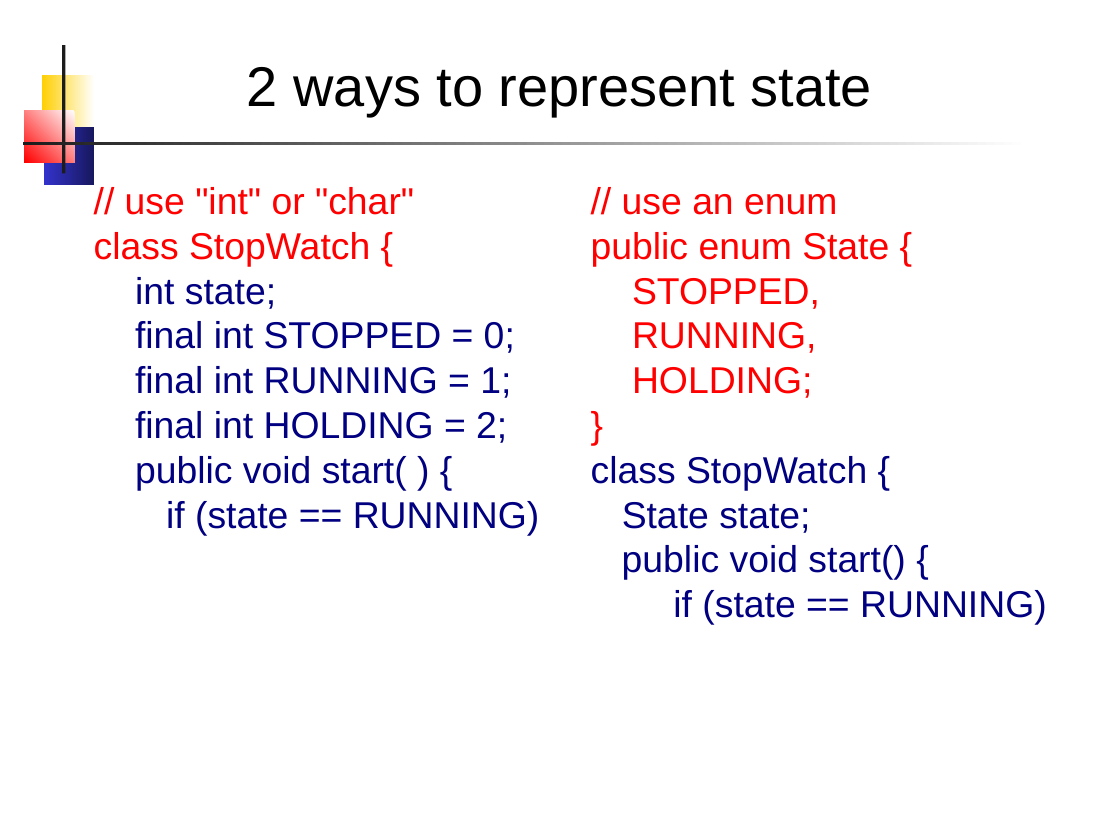
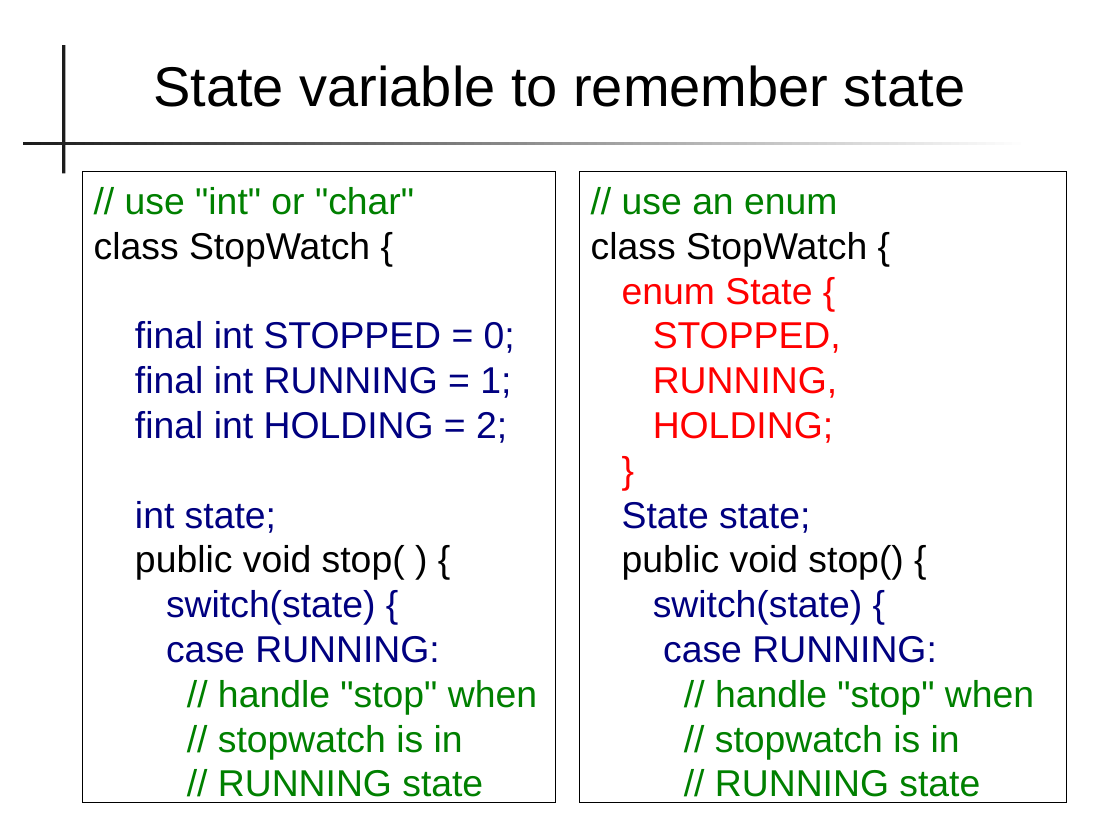
Before and after one commit to skeoop/skeoop.github.io, a slide deck: slide 15 of topics/State-Machine.pptx (slide 12 before the commit). Drawn at 1120x840 pixels with LibreOffice and Linux fonts; fonts in the diff are those of the drawing. Boxes give left, top, right and bottom in pixels: in the first picture for what was removed or moved away, otherwise in the second. Text is boxed around its words. In the diff, an @@ line names an element or a change of style, - is before the commit and + after.

Commit message:
Update files on state machine

```diff
--- a/topics/State-Machine.pptx
+++ b/topics/State-Machine.pptx
@@ rectangle removed at bbox=[41, 75, 94, 133] @@
@@ text at bbox=[153, 65, 965, 107]: text changed @@
-2 ways to represent state
+State variable to remember state
@@ rectangle removed at bbox=[25, 111, 75, 162] @@
@@ rectangle removed at bbox=[44, 128, 94, 186] @@
@@ rectangle "// use "int" or "char"": place and size @@
-rectangle "// use "int" or "char"" at bbox=[94, 187, 540, 535]
+rectangle "// use "int" or "char"" at bbox=[83, 171, 556, 802]
@@ rectangle "// use "int" or "char"" at bbox=[83, 171, 556, 802]: outline none to #000000 0.75 pt @@
@@ rectangle "// use an enum" at bbox=[580, 171, 1067, 802]: outline none to #000000 0.75 pt @@
@@ rectangle "// use an enum": place and size @@
-rectangle "// use an enum" at bbox=[591, 194, 1047, 625]
+rectangle "// use an enum" at bbox=[580, 171, 1067, 802]
@@ text in rectangle at bbox=[94, 187, 414, 267]: text colour #FF0000 to #008000 in "// use "int" or "char""; text colour #FF0000 to #000000 in "class StopWatch {" @@
@@ text in rectangle at bbox=[622, 194, 837, 215]: text colour #FF0000 to #008000 in "// use an enum" @@
@@ text in rectangle at bbox=[591, 232, 867, 305]: text changed; text colour #FF0000 to #000000 @@
-public enum State {
+class StopWatch {
+enum State {
@@ text in rectangle at bbox=[135, 277, 276, 309]: paragraph removed @@
-int state;
@@ text in rectangle at bbox=[591, 456, 867, 491]: paragraph removed @@
-class StopWatch {
@@ text in rectangle at bbox=[135, 501, 537, 803]: text changed; text colour #000080 to #008000 @@
-public void start( ) {
-if (state == RUNNING)
+int state;
+public void stop( ) {
+switch(state) {
+case RUNNING:
+// handle "stop" when
+// stopwatch is in
+// RUNNING state
@@ text in rectangle at bbox=[622, 545, 1034, 803]: text changed; text colour #000080 to #008000 @@
-public void start() {
-if (state == RUNNING)
+public void stop() {
+switch(state) {
+case RUNNING:
+// handle "stop" when
+// stopwatch is in
+// RUNNING state
```
Also in this commit, not shown: 20 other slides changed, 9 slides added, 3 slides removed, 7 other files.
